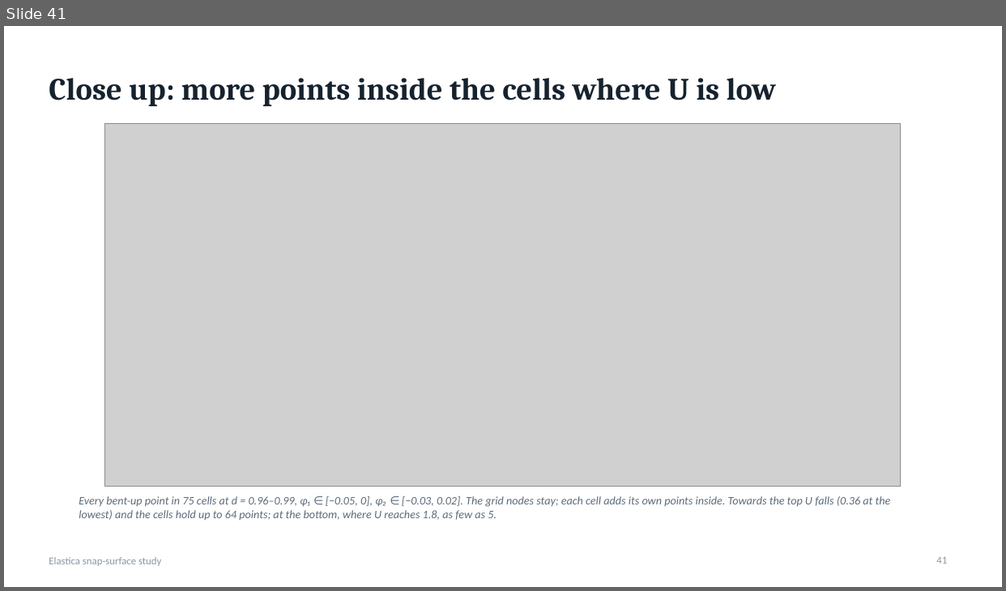
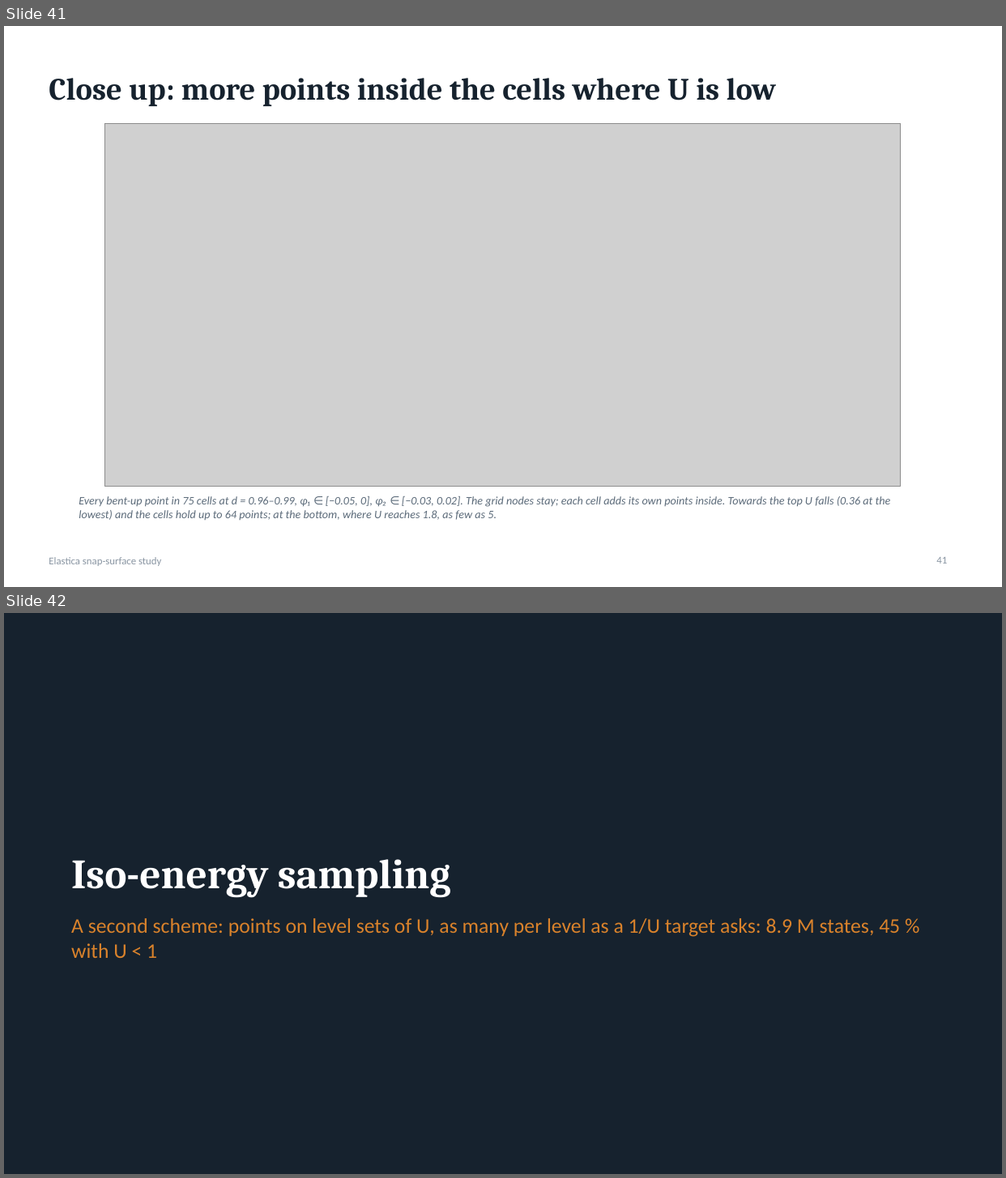
Before and after one commit to grraxx/elastica, a slide deck: presentation/elastica_snap_surface.pptx. Shown one above the other, each under a label of ours: slide 41 before the commit, slides 41 and 42 after it. The pictures are 1006x591 and 1006x1178 pixels, drawn with LibreOffice and Linux fonts; fonts in the diff are those of the drawing; grey boxes stand for pictures. Boxes give left, top, right and bottom in pixels: in the first picture for what was removed or moved away, otherwise in the second. Text is boxed around its words. In the diff, an @@ line names an element or a change of style, - is before the commit and + after.

```diff
--- a/presentation/elastica_snap_surface.pptx
+++ b/presentation/elastica_snap_surface.pptx
@@ slide 42 added at box(4, 613, 1002, 1174), background #16222E @@
@@ title added at box(71, 859, 451, 898), 40 pt, text #FFFFFF, bold @@
+Iso-energy sampling
@@ text added at box(71, 918, 900, 958), 20 pt, text #D9822B @@
+A second scheme: points on level sets of U, as many per level as a 1/U target asks: 8.9 M states, 45 % with U < 1
```
Also in this commit, not shown: 4 other slides added, 7 other files.
